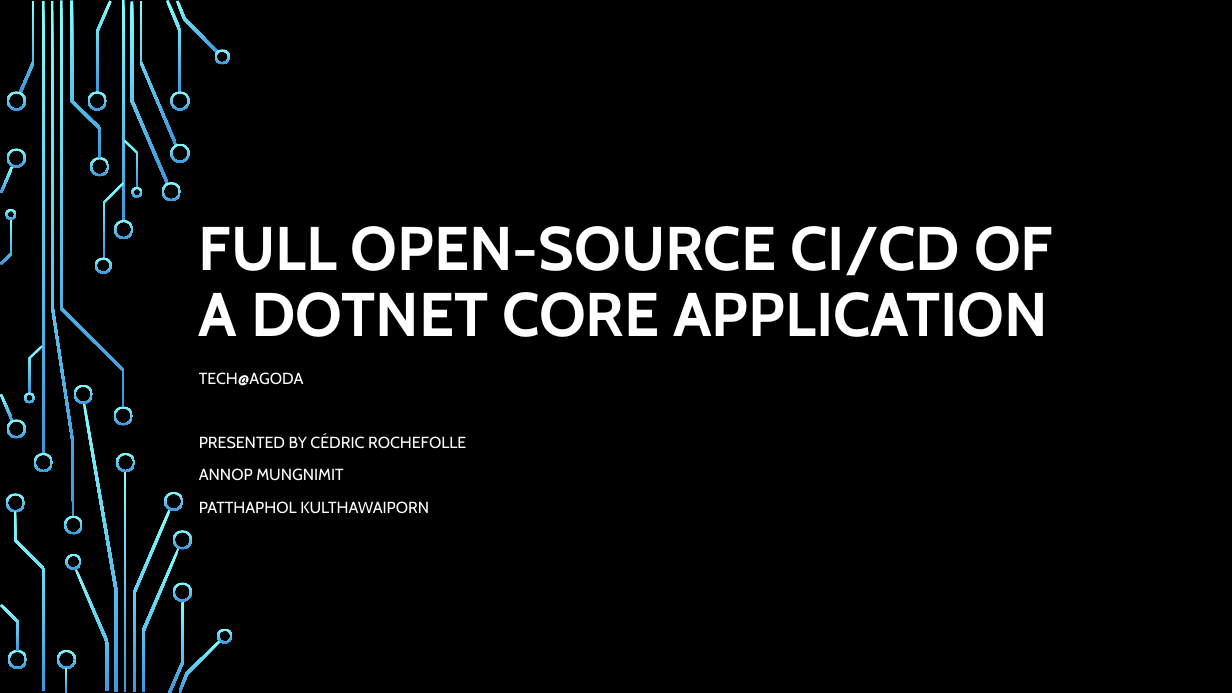
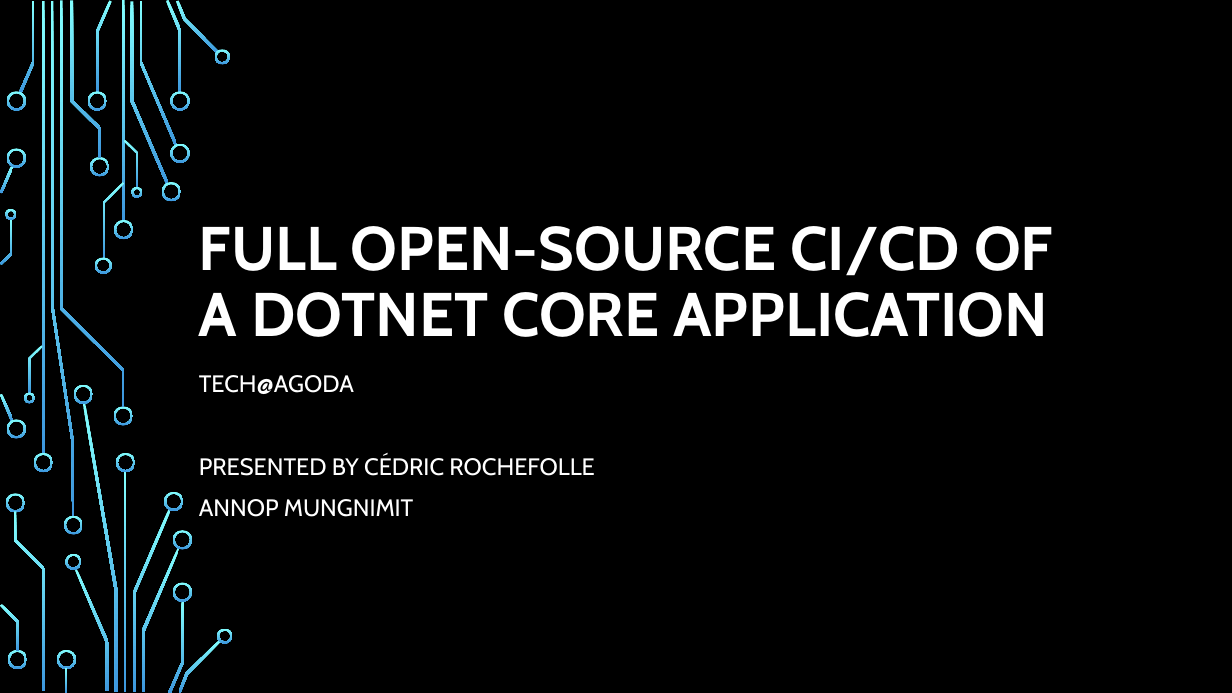
Before and after one commit to CedricAgoda/opensource-ci, a slide deck: slide 1 of Presentation/Full Open-Source CI.pptx. Drawn at 1232x693 pixels with LibreOffice and Linux fonts; fonts in the diff are those of the drawing; background and template pictures are left out. Boxes give left, top, right and bottom in pixels: in the first picture for what was removed or moved away, otherwise in the second. Text is boxed around its words. In the diff, an @@ line names an element or a change of style, - is before the commit and + after.

```diff
--- a/Presentation/Full Open-Source CI.pptx
+++ b/Presentation/Full Open-Source CI.pptx
@@ subtitle "TECH@AGODA" at [199,375,594,517]: size 12.5 to 18.5 pt @@
@@ subtitle at [199,501,429,514]: paragraph removed @@
-PATTHAPHOL KULTHAWAIPORN
```
Also in this commit, not shown: 2 other slides changed.
